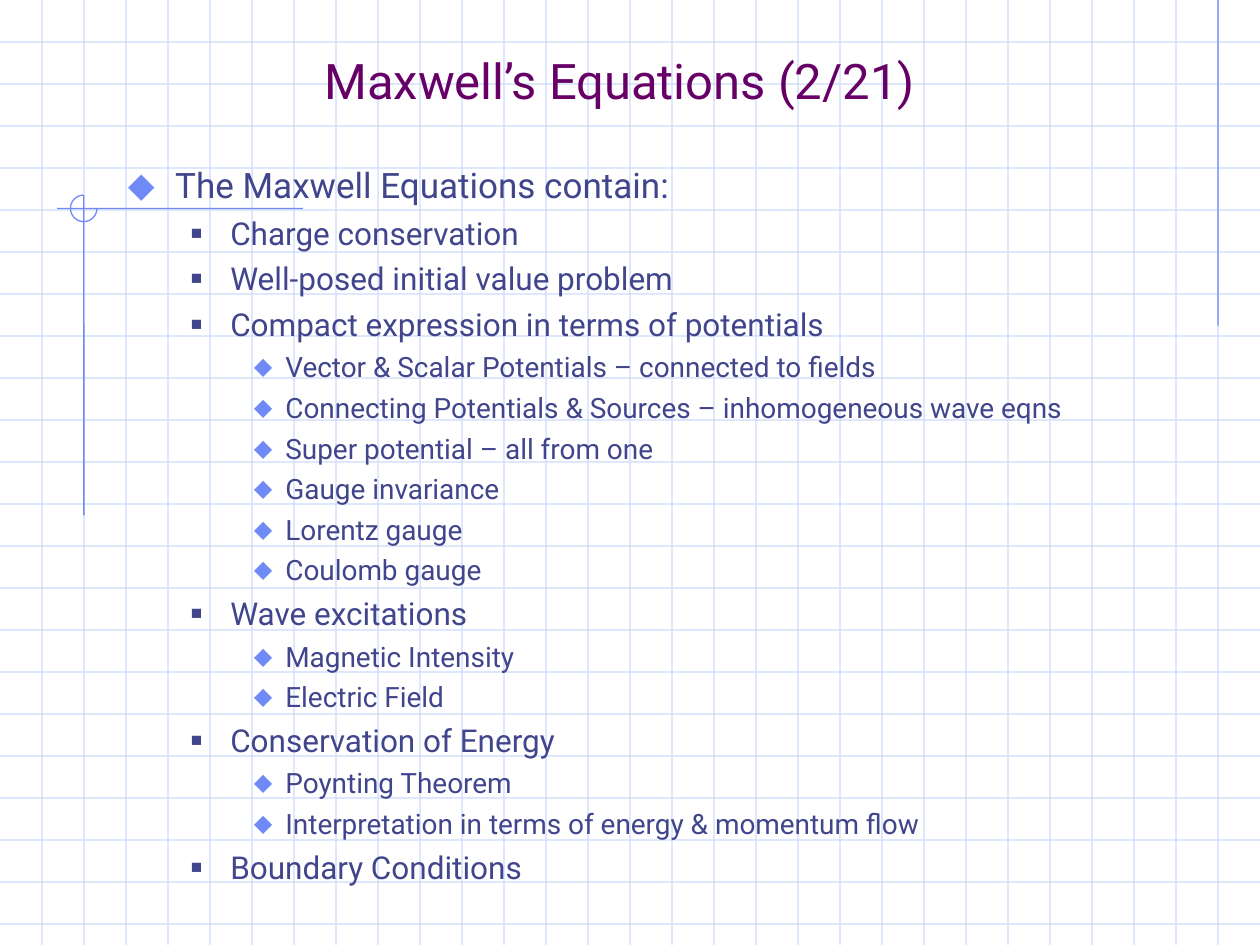
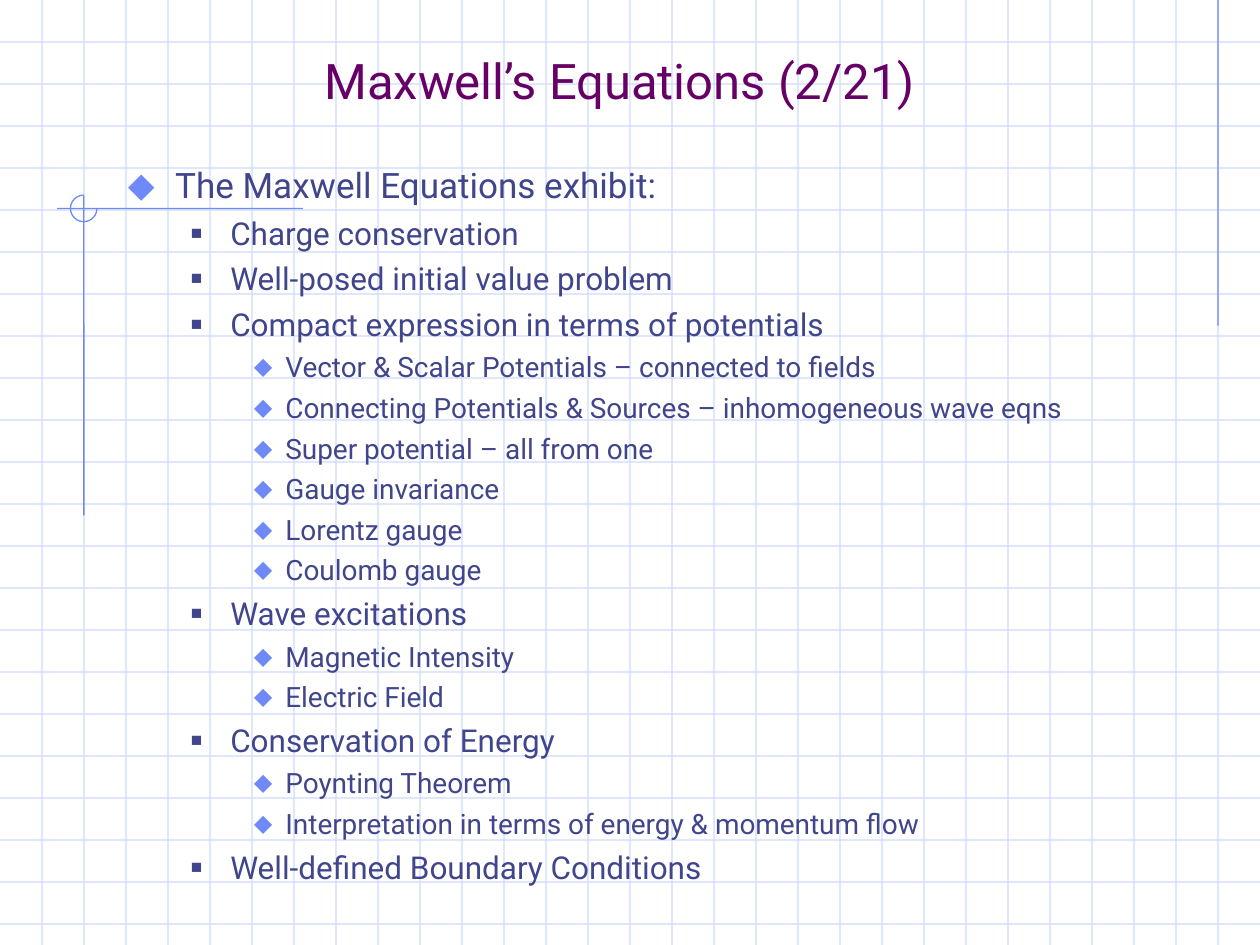
Before and after one commit to gravmath/Projects, a slide deck: slide 6 of PowerPoint/EM_notes.ppt (slide 5 before the commit). Drawn at 1260x945 pixels with LibreOffice and Linux fonts; fonts in the diff are those of the drawing; background and template pictures are left out. Boxes give left, top, right and bottom in pixels: in the first picture for what was removed or moved away, otherwise in the second. Text is boxed around its words. In the diff, an @@ line names an element or a change of style, - is before the commit and + after.

```diff
--- a/PowerPoint/EM_notes.ppt
+++ b/PowerPoint/EM_notes.ppt
@@ text at [175, 167, 656, 205]: text changed @@
-⬥ The Maxwell Equations contain:
+⬥ The Maxwell Equations exhibit:
@@ text at [230, 855, 702, 886]: text changed @@
-  ■ Boundary Conditions
+  ■ Well-defined Boundary Conditions
```
Also in this commit, not shown: 7 slides added.
